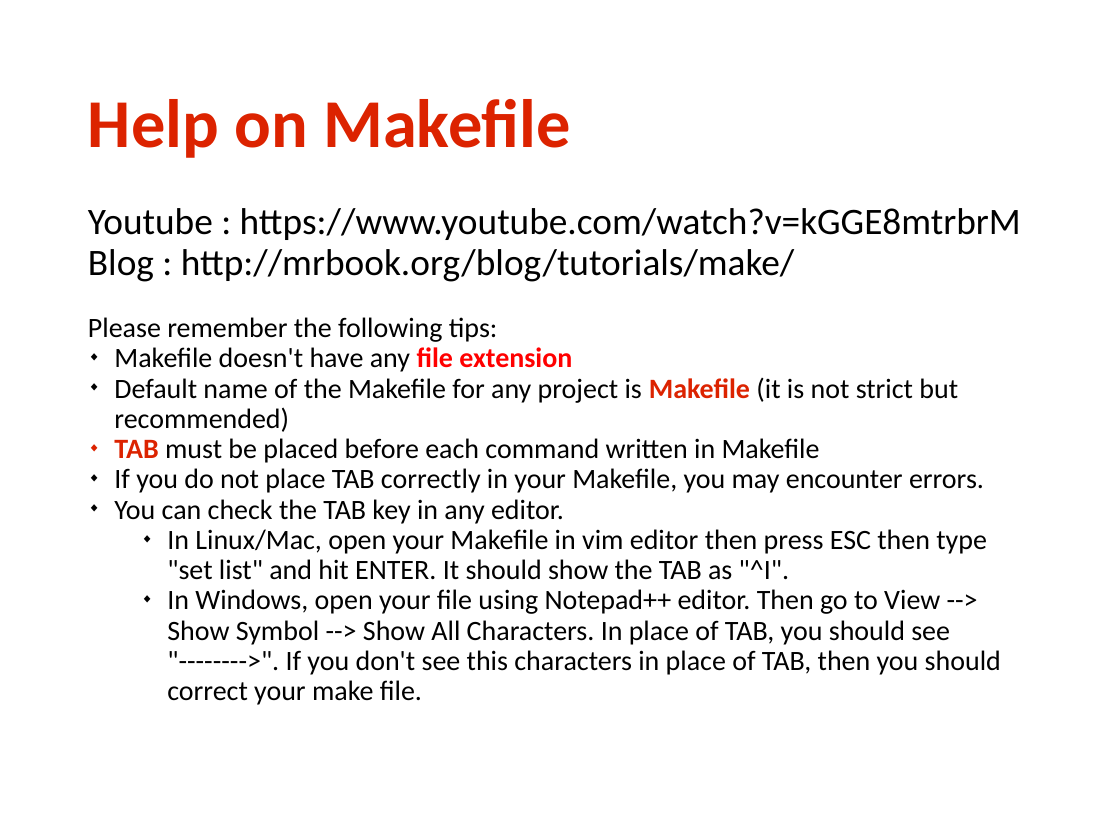
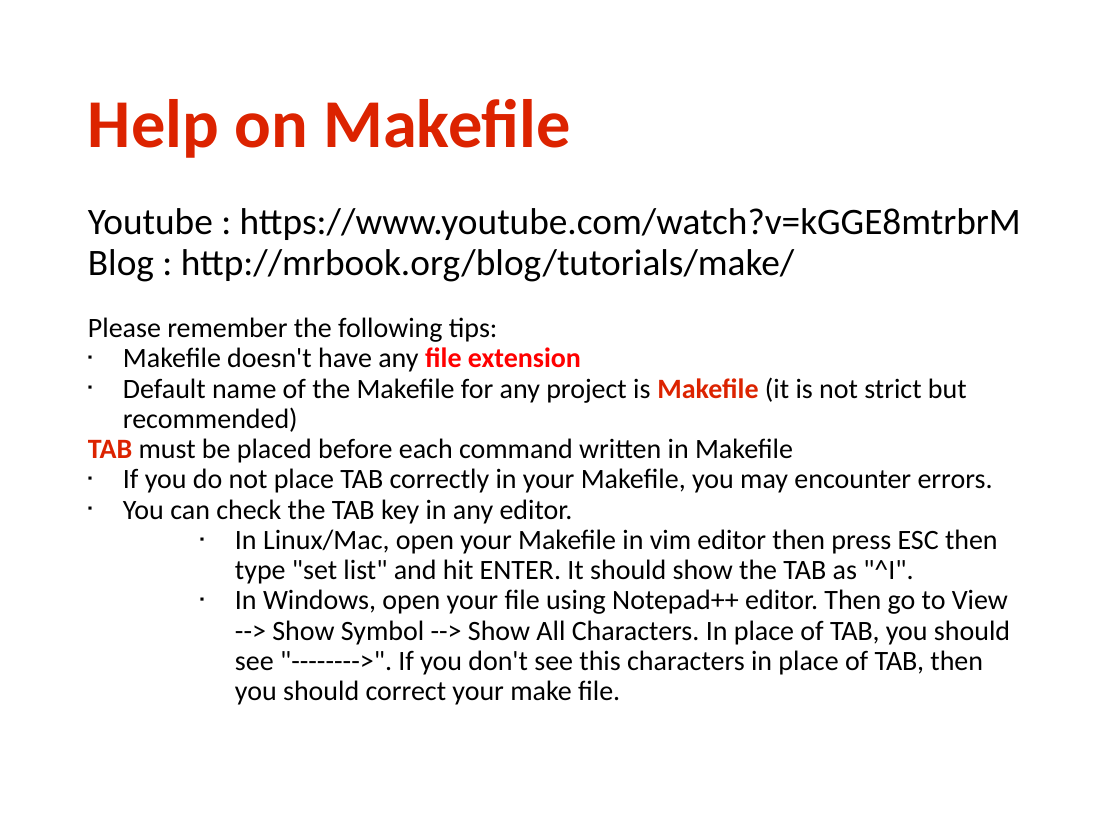
Before and after one commit to USMC1941/CS211-Rutgers, a slide deck: slide 5 of Recitations/Abu Shoeb/2- Abu Shoeb.pptx. Drawn at 1120x840 pixels with LibreOffice and Linux fonts; fonts in the diff are those of the drawing. Boxes give left, top, right and bottom in pixels: in the first picture for what was removed or moved away, otherwise in the second. Text is boxed around its words. In the diff, an @@ line names an element or a change of style, - is before the commit and + after.

```diff
--- a/Recitations/Abu Shoeb/2- Abu Shoeb.pptx
+++ b/Recitations/Abu Shoeb/2- Abu Shoeb.pptx
@@ text at (x1=88, y1=347, x2=1010, y2=705): bullet ◆ to ▪; bullet ◆ to none @@
```
Also in this commit, not shown: 4 other slides changed, 9 other files.
